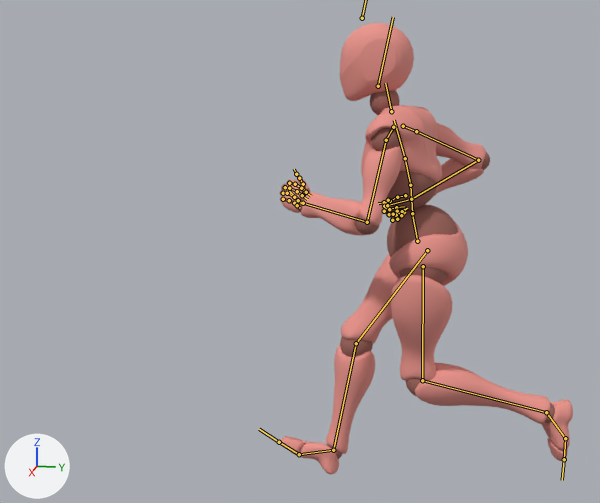
Two versions of the FBX model assets/anim/Run.fbx, one commit apart.
Rendered twice from a camera (50 mm lens) standing at (2.89, -1.88, 1.66) and looking at (-0.01, -2.46, 0.93). Lighting does not change. The marker at lower left points along +X, +Y and +Z. Both versions are drawn at frame 17 of the action 'mixamo.com'; the numbers are the values there. The bones that bend it are drawn over the model as lines.

Objects in the first picture: 'Beta_Joints', 'Beta_Surface'.
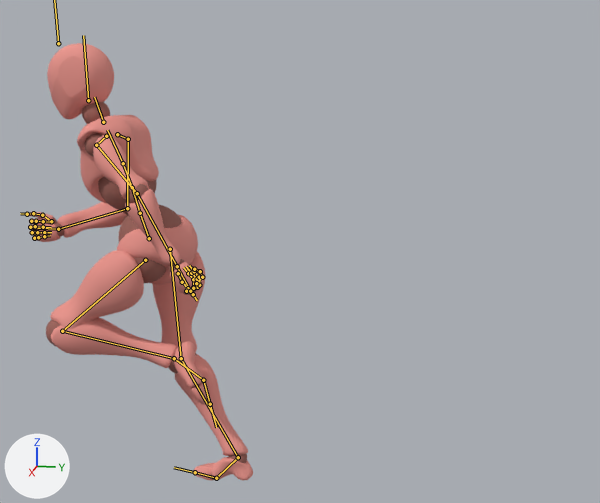
Changed parts and their boxes (x1, y1, x2, y2) in the pictures (600 x 503 px):
'Beta_Surface', posed (23% narrower): before (280, 23, 573, 474); after (27, 43, 253, 480)
'Beta_Joints', posed (20% narrower): before (280, 91, 555, 459); after (28, 102, 247, 480)
bone 'mixamorig:Hips', root to tip: before (417, 241) to (412, 212); after (149, 238) to (139, 212)
bone 'mixamorig:Spine', root to tip: before (412, 213) to (410, 185); after (140, 213) to (132, 187)
bone 'mixamorig:Spine1', root to tip: before (410, 185) to (405, 158); after (132, 187) to (123, 163)
bone 'mixamorig:Spine2', root to tip: before (405, 158) to (394, 120); after (123, 163) to (107, 130)
bone 'mixamorig:Neck', root to tip: before (391, 111) to (385, 83); after (103, 122) to (94, 97)
bone 'mixamorig:Head', root to tip: before (378, 86) to (393, 17); after (88, 100) to (83, 35)
bone 'mixamorig:RightShoulder', root to tip: before (403, 126) to (416, 131); after (117, 134) to (128, 139)
bone 'mixamorig:RightArm', root to tip: before (416, 131) to (478, 160); after (128, 139) to (127, 208)
bone 'mixamorig:RightForeArm', root to tip: before (478, 160) to (411, 199); after (127, 208) to (58, 229)
bone 'mixamorig:RightHand', root to tip: before (411, 199) to (390, 204); after (58, 229) to (37, 228)
bone 'mixamorig:RightHandThumb1', root to tip: before (405, 195) to (397, 197); after (51, 221) to (42, 215)
bone 'mixamorig:RightHandThumb3', root to tip: before (390, 201) to (384, 202); after (33, 213) to (27, 214)
bone 'mixamorig:RightHandIndex1', root to tip: before (388, 200) to (384, 206); after (35, 222) to (31, 221)
bone 'mixamorig:RightHandMiddle1', root to tip: before (387, 205) to (384, 211); after (34, 227) to (30, 227)
bone 'mixamorig:RightHandRing1', root to tip: before (389, 209) to (389, 214); after (35, 232) to (32, 232)
bone 'mixamorig:RightHandRing2', root to tip: before (389, 214) to (396, 215); after (32, 232) to (37, 232)
bone 'mixamorig:RightHandPinky1', root to tip: before (393, 214) to (392, 220); after (37, 237) to (34, 238)
bone 'mixamorig:RightHandPinky2', root to tip: before (392, 220) to (397, 219); after (34, 238) to (38, 237)
bone 'mixamorig:LeftShoulder', root to tip: before (393, 127) to (386, 140); after (106, 136) to (96, 145)
bone 'mixamorig:LeftArm', root to tip: before (386, 140) to (367, 222); after (96, 145) to (137, 193)
bone 'mixamorig:LeftForeArm', root to tip: before (367, 222) to (303, 203); after (137, 193) to (177, 266)
bone 'mixamorig:LeftHand', root to tip: before (303, 203) to (287, 190); after (177, 266) to (188, 287)
bone 'mixamorig:LeftHandThumb2', root to tip: before (303, 184) to (299, 178); after (182, 282) to (188, 288)
bone 'mixamorig:LeftHandPinky1', root to tip: before (283, 199) to (289, 200); after (196, 283) to (202, 277)
bone 'mixamorig:RightUpLeg', root to tip: before (427, 250) to (356, 343); after (170, 249) to (181, 358)
bone 'mixamorig:RightLeg', root to tip: before (356, 343) to (333, 450); after (181, 358) to (238, 457)
bone 'mixamorig:RightFoot', root to tip: before (333, 450) to (299, 454); after (238, 457) to (216, 478)
bone 'mixamorig:RightToeBase', root to tip: before (299, 454) to (279, 442); after (216, 478) to (195, 472)
bone 'mixamorig:LeftUpLeg', root to tip: before (423, 266) to (422, 380); after (145, 260) to (62, 331)
bone 'mixamorig:LeftLeg', root to tip: before (422, 380) to (546, 412); after (62, 331) to (174, 358)
bone 'mixamorig:LeftFoot', root to tip: before (546, 412) to (565, 438); after (174, 358) to (203, 380)
bone 'mixamorig:LeftToeBase', root to tip: before (565, 438) to (564, 459); after (203, 380) to (210, 404)

What the commit changed:
Bone 'mixamorig:Hips' (bone_mixamorig_hips) moves from (2.0, -2.2, 201.5) to (-0.4, -5.0, 302.4).
Bone 'mixamorig:Hips' (bone_mixamorig_hips) turns from (11, -2, -6) to (19, -13, -2) degrees about its own x, y and z.
Bone 'mixamorig:Spine' (bone_mixamorig_spine) turns from (3, 1, 6) to (6, 6, 1) degrees about its own x, y and z.
Bone 'mixamorig:Spine1' (bone_mixamorig_spine1) turns from (8, -6, 1) to (4, 3, 0) degrees about its own x, y and z.
Bone 'mixamorig:Spine2' (bone_mixamorig_spine2) turns from (5, -7, 5) to (4, 3, 1) degrees about its own x, y and z.
Bone 'mixamorig:Neck' (bone_mixamorig_neck) turns from (-6, 3, -3) to (-6, 0, 0) degrees about its own x, y and z.
Bone 'mixamorig:Head' (bone_mixamorig_head) turns from (-26, 11, -4) to (-17, 3, -1) degrees about its own x, y and z.
Bone 'mixamorig:RightShoulder' (bone_mixamorig_rightshoulder) turns from (10, 3, -11) to (6, -4, -23) degrees about its own x, y and z.
Bone 'mixamorig:RightArm' (bone_mixamorig_rightarm) turns from (35, -35, 20) to (61, 31, -10) degrees about its own x, y and z.
Bone 'mixamorig:RightForeArm' (bone_mixamorig_rightforearm) turns from (0, 0, -122) to (0, 0, -72) degrees about its own x, y and z.
Bone 'mixamorig:RightHand' (bone_mixamorig_righthand) turns from (2, 5, -19) to (-13, 21, -22) degrees about its own x, y and z.
Bone 'mixamorig:RightHandThumb1' (bone_mixamorig_righthandthumb1) turns from (-1, -11, 11) to (-6, -4, -4) degrees about its own x, y and z.
Bone 'mixamorig:RightHandThumb3' (bone_mixamorig_righthandthumb3) turns from (1, 8, -15) to (-15, 8, 7) degrees about its own x, y and z.
Bone 'mixamorig:RightHandIndex1' (bone_mixamorig_righthandindex1) turns from (53, -4, 9) to (83, -2, 5) degrees about its own x, y and z.
Bone 'mixamorig:RightHandMiddle1' (bone_mixamorig_righthandmiddle1) turns from (52, -2, 10) to (84, -2, 7) degrees about its own x, y and z.
Bone 'mixamorig:RightHandRing1' (bone_mixamorig_righthandring1) turns from (71, -4, 11) to (89, -6, 7) degrees about its own x, y and z.
Bone 'mixamorig:RightHandRing2' (bone_mixamorig_righthandring2) turns from (70, -4, 5) to (61, -2, 4) degrees about its own x, y and z.
Bone 'mixamorig:RightHandPinky1' (bone_mixamorig_righthandpinky1) turns from (67, -6, 14) to (92, -11, 17) degrees about its own x, y and z.
Bone 'mixamorig:RightHandPinky2' (bone_mixamorig_righthandpinky2) turns from (85, -5, 6) to (61, -2, 4) degrees about its own x, y and z.
Bone 'mixamorig:LeftShoulder' (bone_mixamorig_leftshoulder) turns from (21, 3, 15) to (13, 4, 13) degrees about its own x, y and z.
Bone 'mixamorig:LeftArm' (bone_mixamorig_leftarm) turns from (41, -22, 7) to (75, 39, 29) degrees about its own x, y and z.
Bone 'mixamorig:LeftForeArm' (bone_mixamorig_leftforearm) turns from (0, 0, 98) to (0, 0, 37) degrees about its own x, y and z.
Bone 'mixamorig:LeftHand' (bone_mixamorig_lefthand) turns from (-11, -9, 22) to (0, -32, 1) degrees about its own x, y and z.
Bone 'mixamorig:LeftHandThumb2' (bone_mixamorig_lefthandthumb2) turns from (0, -9, -17) to (-6, 1, -25) degrees about its own x, y and z.
Bone 'mixamorig:LeftHandPinky1' (bone_mixamorig_lefthandpinky1) turns from (92, 3, -12) to (101, 12, -18) degrees about its own x, y and z.
Bone 'mixamorig:RightUpLeg' (bone_mixamorig_rightupleg) turns from (44, 0, 13) to (13, 5, 5) degrees about its own x, y and z.
Bone 'mixamorig:RightLeg' (bone_mixamorig_rightleg) turns from (-20, -5, -3) to (-28, -5, 3) degrees about its own x, y and z.
Bone 'mixamorig:RightFoot' (bone_mixamorig_rightfoot) turns from (13, 4, 5) to (24, -10, -2) degrees about its own x, y and z.
Bone 'mixamorig:RightToeBase' (bone_mixamorig_righttoebase) turns from (2, 0, 0) to (14, 0, 0) degrees about its own x, y and z.
Bone 'mixamorig:LeftUpLeg' (bone_mixamorig_leftupleg) turns from (9, -5, -1) to (67, -18, -1) degrees about its own x, y and z.
Bone 'mixamorig:LeftLeg' (bone_mixamorig_leftleg) turns from (-74, 5, 1) to (-123, 4, 6) degrees about its own x, y and z.
Bone 'mixamorig:LeftFoot' (bone_mixamorig_leftfoot) turns from (-8, -11, -10) to (-34, 4, 2) degrees about its own x, y and z.
Bone 'mixamorig:LeftToeBase' (bone_mixamorig_lefttoebase) turns from (-6, 0, 0) to (2, 0, 0) degrees about its own x, y and z.
